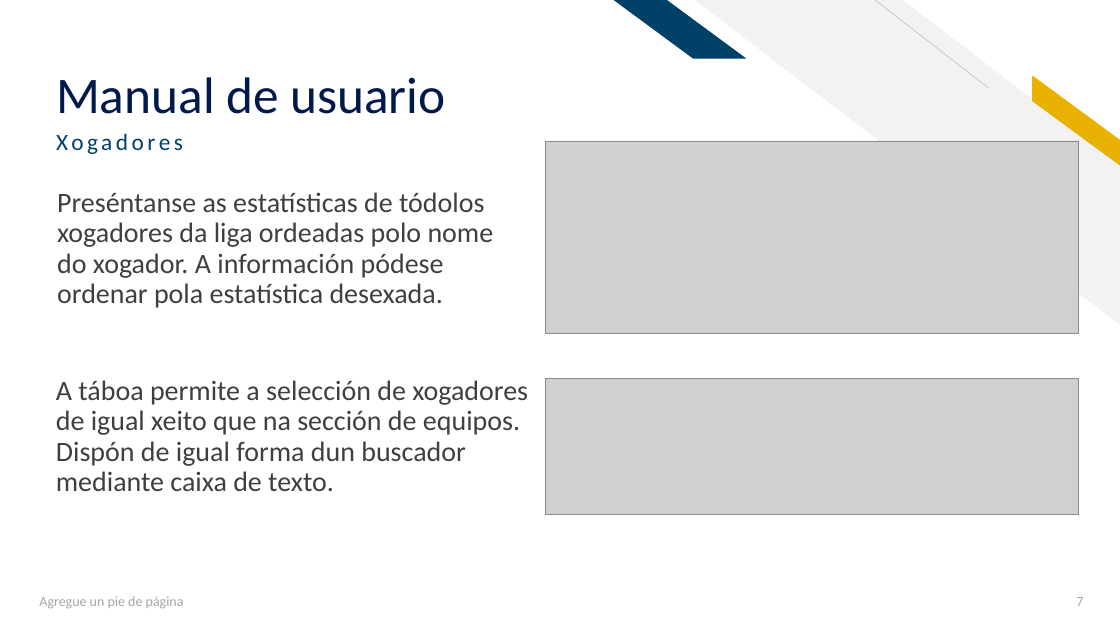
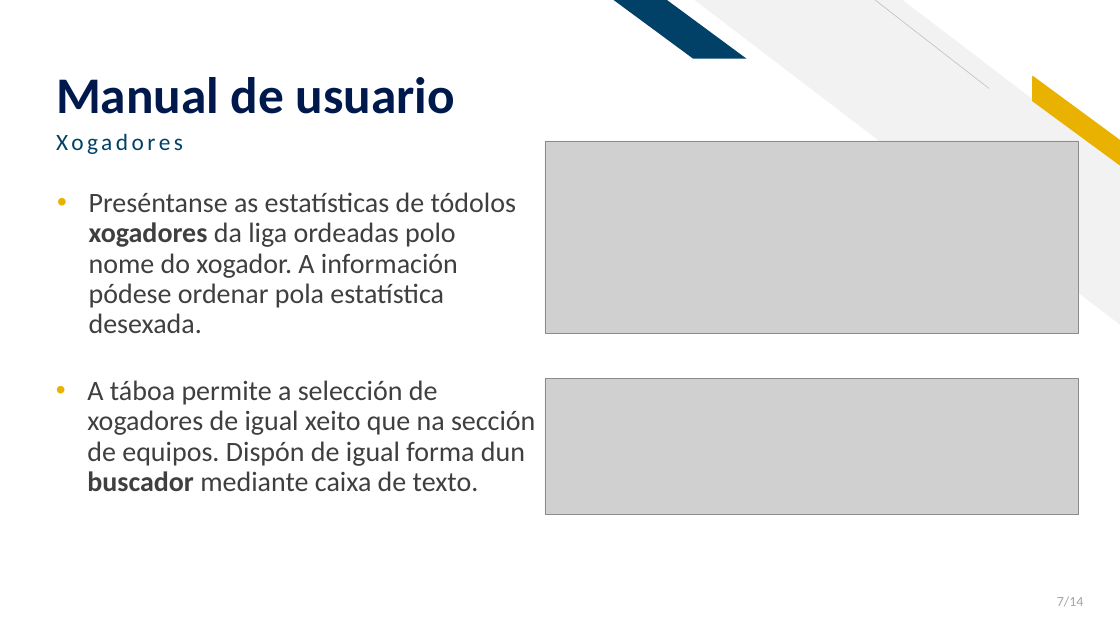
Before and after one commit to dbb-01/CanastraApp, a slide deck: slide 7 of Proxecto.pptx. Drawn at 1120x630 pixels with LibreOffice and Linux fonts; fonts in the diff are those of the drawing; grey boxes stand for pictures. Boxes give left, top, right and bottom in pixels: in the first picture for what was removed or moved away, otherwise in the second. Text is boxed around its words. In the diff, an @@ line names an element or a change of style, - is before the commit and + after.

```diff
--- a/Proxecto.pptx
+++ b/Proxecto.pptx
@@ title "Manual de usuario" at <box>56,77,455,114</box>: bold on @@
@@ text "Preséntanse as estatísticas de tódolos ..." at <box>89,192,516,333</box>: bold on in "xogadores"; bullet none to • @@
@@ text "A táboa permite a selección ..." at <box>87,380,535,491</box>: bold on in "buscador"; bullet none to • @@
@@ text removed at <box>39,596,184,608</box> @@
-Agregue un pie de página
@@ page number at <box>1057,596,1084,606</box>: text changed @@
-7
+7/14
```
Also in this commit, not shown: 11 other slides changed, 2 slides added, 1 slide removed.
